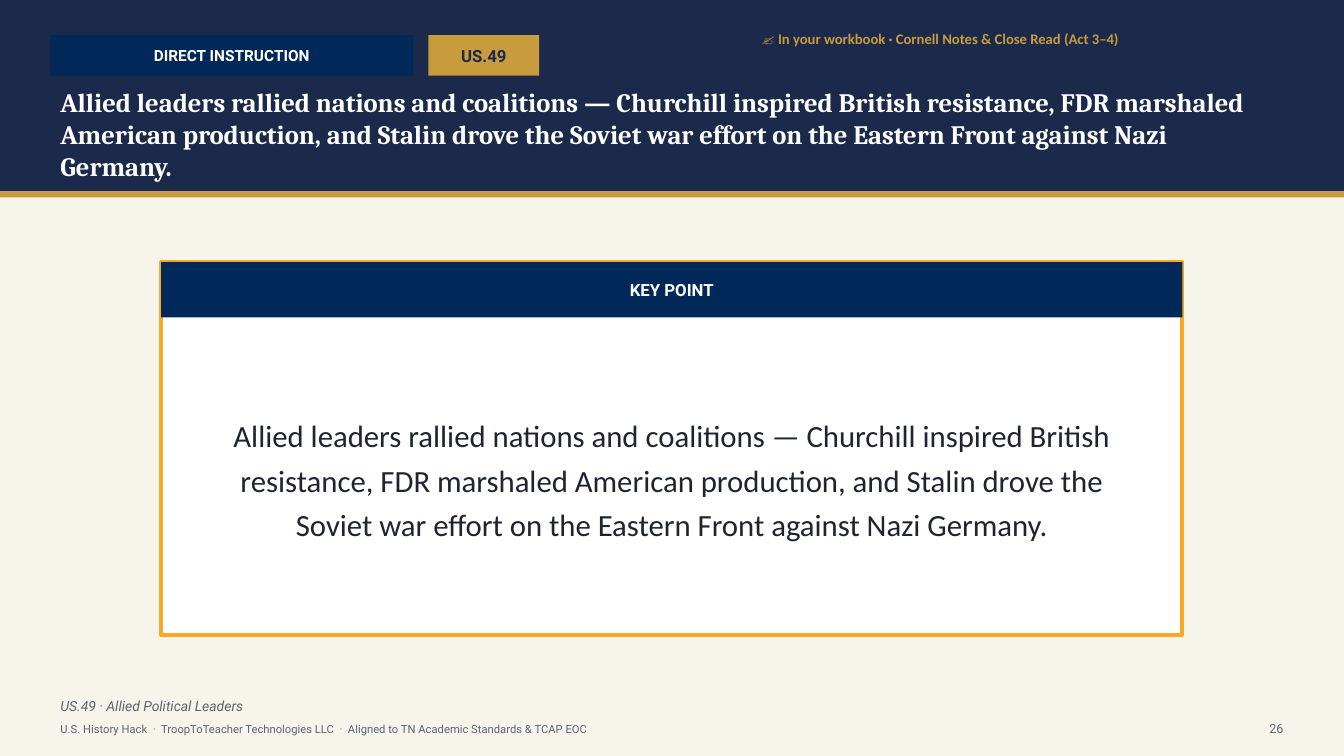
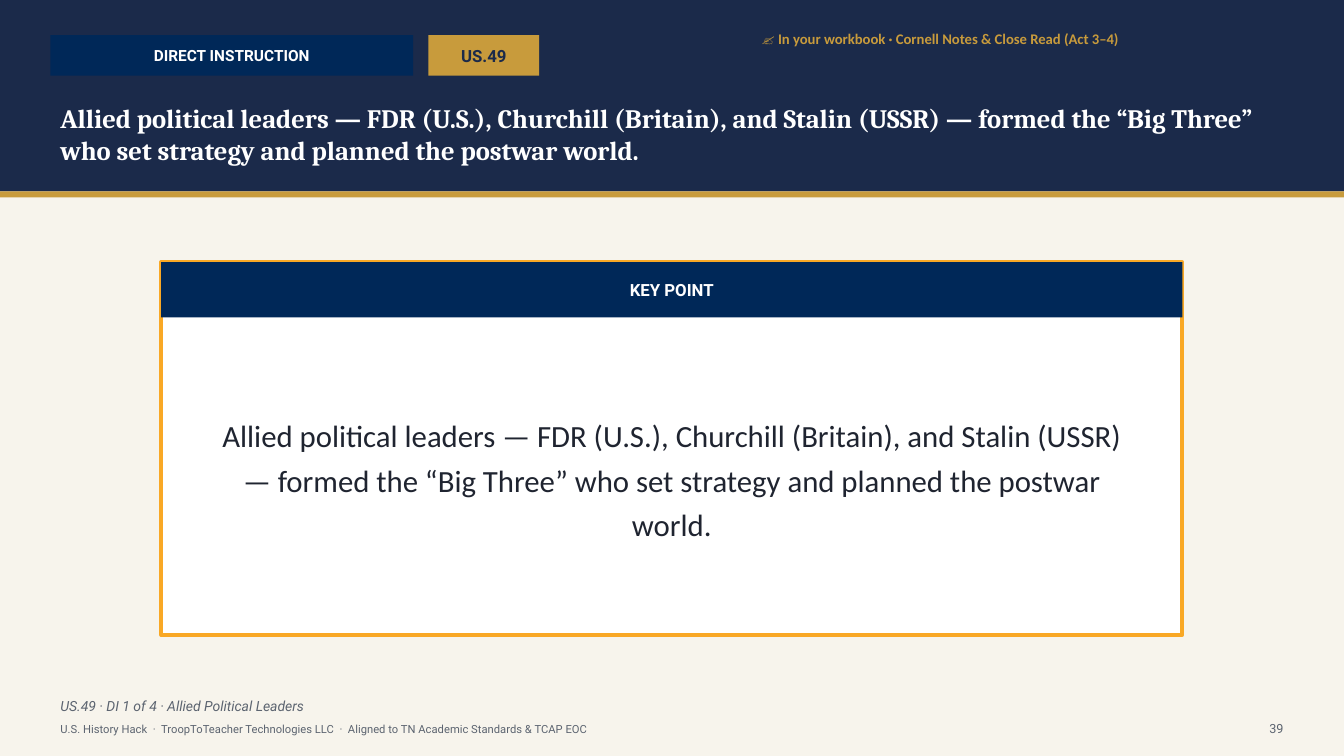
Before and after one commit to Trooptoteacher/trooptoteacher-history, a slide deck: slide 40 of 00_START_HERE/UNIT6_DECKS_BUILD/Unit6_Student_Deck_CourseStandard.pptx (slide 35 before the commit). Drawn at 1344x756 pixels with LibreOffice and Linux fonts; fonts in the diff are those of the drawing. Boxes give left, top, right and bottom in pixels: in the first picture for what was removed or moved away, otherwise in the second. Text is boxed around its words. In the diff, an @@ line names an element or a change of style, - is before the commit and + after.

```diff
--- a/00_START_HERE/UNIT6_DECKS_BUILD/Unit6_Student_Deck_CourseStandard.pptx
+++ b/00_START_HERE/UNIT6_DECKS_BUILD/Unit6_Student_Deck_CourseStandard.pptx
@@ text at (60, 108, 1252, 166): text changed @@
-Allied leaders rallied nations and coalitions — Churchill inspired British resistance, FDR marshaled American production, and Stalin drove the Soviet war effort on the Eastern Front against Nazi Germany.
+Allied political leaders — FDR (U.S.), Churchill (Britain), and Stalin (USSR) — formed the “Big Three” who set strategy and planned the postwar world.
@@ text at (222, 424, 1120, 537): text changed @@
-Allied leaders rallied nations and coalitions — Churchill inspired British resistance, FDR marshaled American production, and Stalin drove the Soviet war effort on the Eastern Front against Nazi Germany.
+Allied political leaders — FDR (U.S.), Churchill (Britain), and Stalin (USSR) — formed the “Big Three” who set strategy and planned the postwar world.
@@ text at (60, 700, 304, 711): text changed @@
-US.49 · Allied Political Leaders
+US.49 · DI 1 of 4 · Allied Political Leaders
@@ text at (1269, 724, 1283, 733): text changed @@
-26
+39
```
Also in this commit, not shown: 108 other slides changed, 16 slides added, 1 slide removed, 2 other files.
